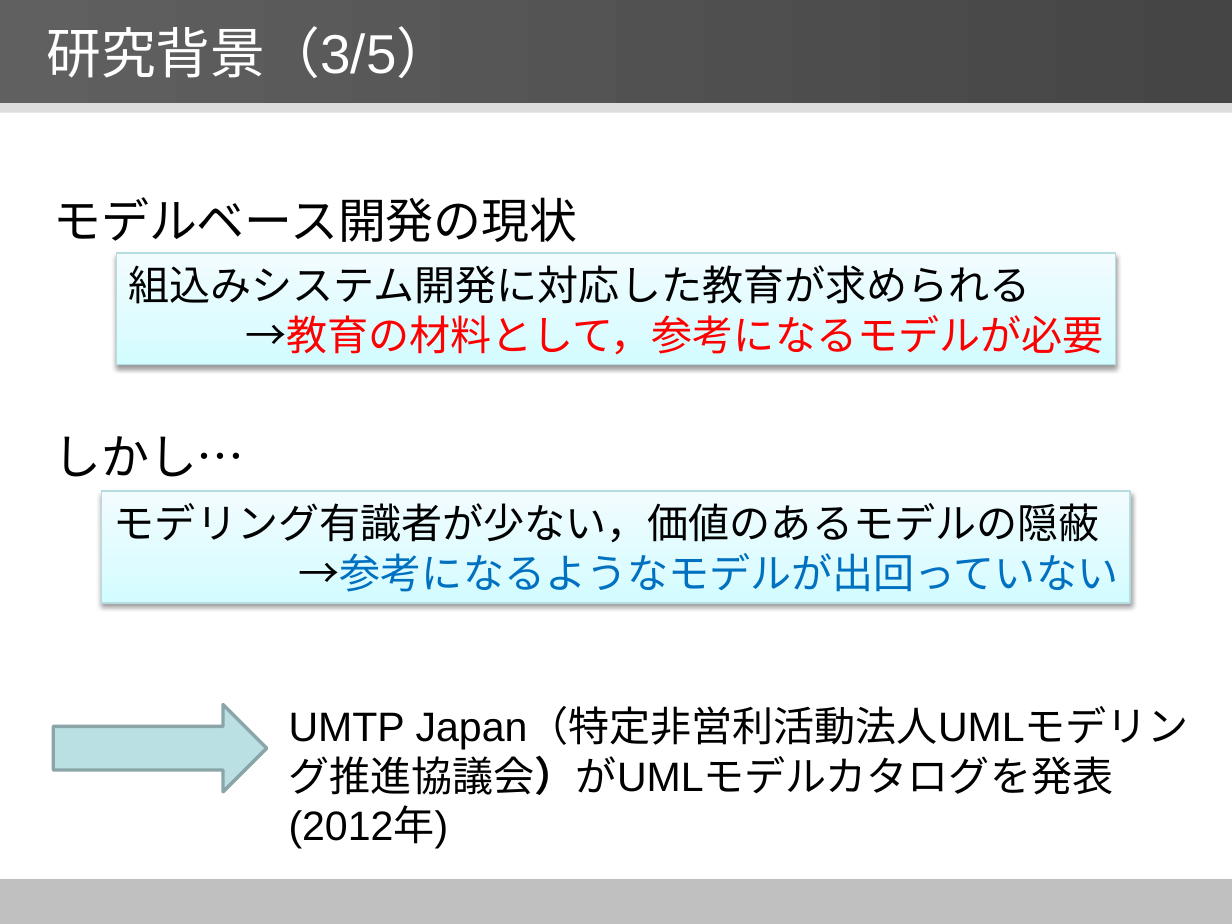
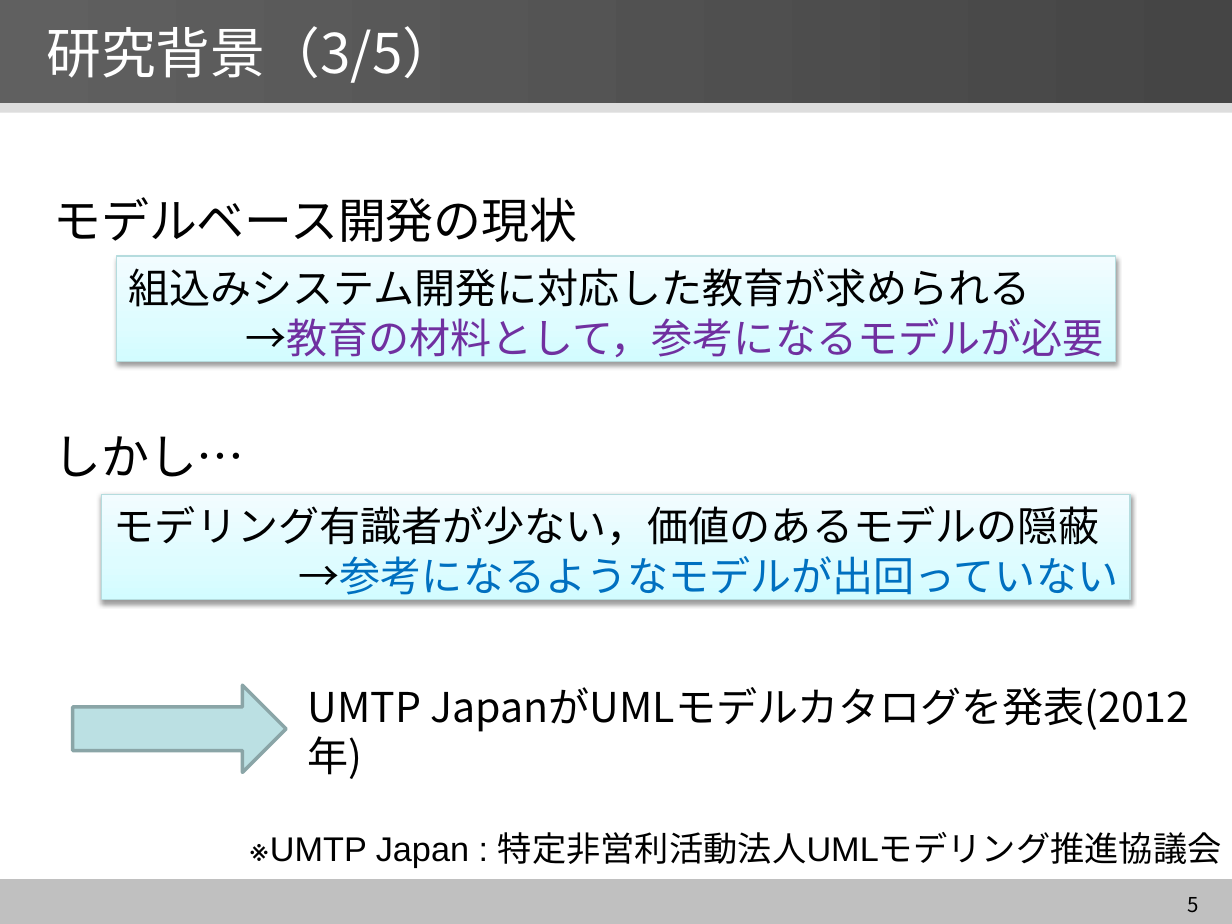
Before and after one commit to YutaNiimura/leJOS-OSEK, a slide deck: slide 5 of 中間発表関連/5I25新村祐太 中間発表スライドver2.0.pptx. Drawn at 1232x924 pixels with LibreOffice and Linux fonts; fonts in the diff are those of the drawing. Boxes give left, top, right and bottom in pixels: in the first picture for what was removed or moved away, otherwise in the second. Text is boxed around its words. In the diff, an @@ line names an element or a change of style, - is before the commit and + after.

```diff
--- a/中間発表関連/5I25新村祐太 中間発表スライドver2.0.pptx
+++ b/中間発表関連/5I25新村祐太 中間発表スライドver2.0.pptx
@@ rectangle "組込みシステム開発に対応した教育が求められる" at [116,256,1115,362]: font Arial to Noto Sans CJK JP; text colour #FF0000 to #7030A0 in "→教育の材料として，参考になるモデルが必要" @@
@@ font Arial to Noto Sans CJK JP in 3 elements at [46,26,457,83], [53,197,577,477], [102,494,1131,600] @@
@@ rectangle "モデリング有識者が少ない，価値のあるモデルの隠蔽": place and size @@
-rectangle "モデリング有識者が少ない，価値のあるモデルの隠蔽" at [102,492,1131,604]
+rectangle "モデリング有識者が少ない，価値のあるモデルの隠蔽" at [102,494,1131,600]
@@ right arrow: place and size @@
-right arrow at [53,705,266,792]
+right arrow at [73,685,286,772]
@@ text added at [308,687,1190,732], 24 pt, text #000000 @@
+UMTP JapanがUMLモデルカタログを発表(2012年)
@@ text at [270,832,1222,867]: text changed; size 24 to 20 pt @@
-UMTP Japan（特定非営利活動法人UMLモデリング推進協議会）がUMLモデルカタログを発表(2012年)
+※UMTP Japan : 特定非営利活動法人UMLモデリング推進協議会
@@ page number added at [1188,897,1199,913], 12 pt, text #000000 @@
+5
```
Also in this commit, not shown: 19 other slides changed.
